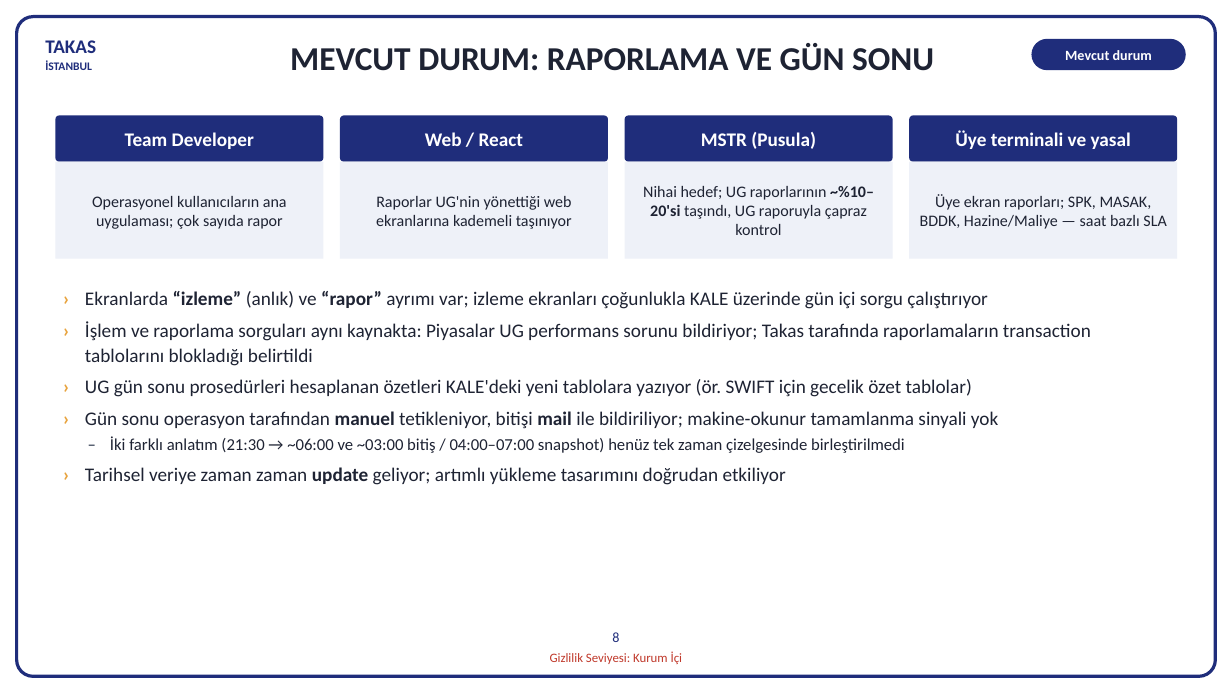
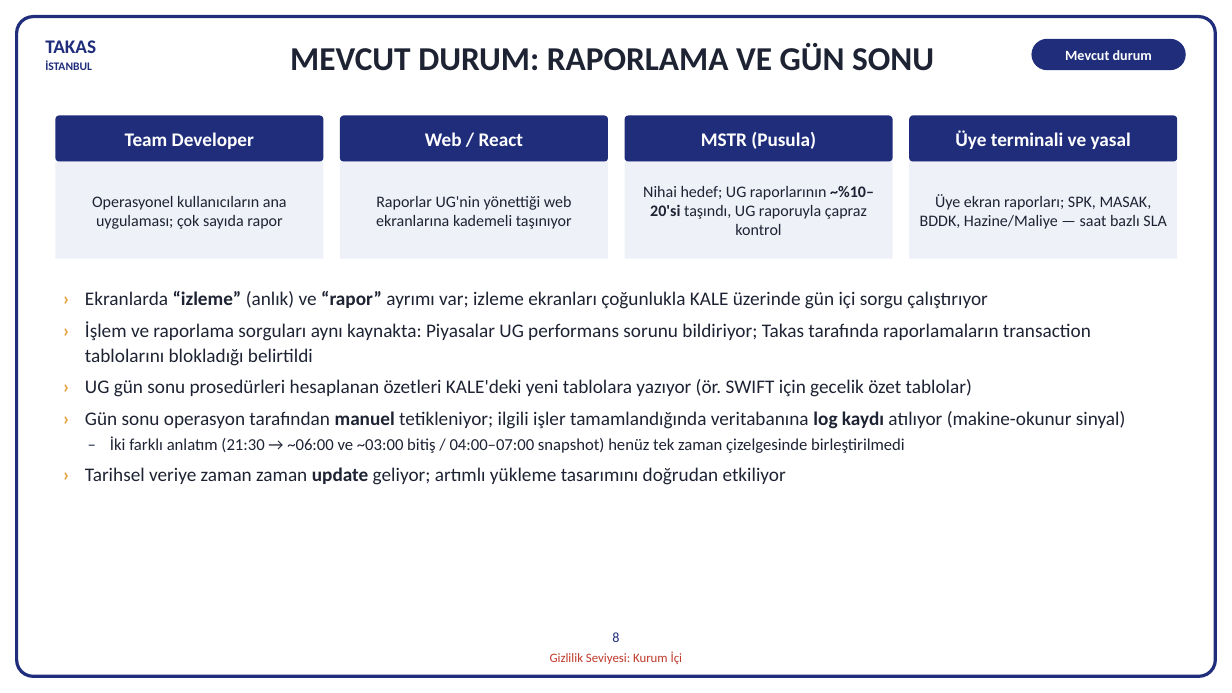
Before and after one commit to hanifidemirel0/Cursor-Projects, a slide deck: slide 8 of outputs/dwh-sunum-kasim-2026/5 - DWHSunum_Kasim2026.pptx. Drawn at 1232x693 pixels with LibreOffice and Linux fonts; fonts in the diff are those of the drawing. Boxes give left, top, right and bottom in pixels: in the first picture for what was removed or moved away, otherwise in the second. Text is boxed around its words. In the diff, an @@ line names an element or a change of style, - is before the commit and + after.

```diff
--- a/outputs/dwh-sunum-kasim-2026/5 - DWHSunum_Kasim2026.pptx
+++ b/outputs/dwh-sunum-kasim-2026/5 - DWHSunum_Kasim2026.pptx
@@ text at [85,411,1126,429]: text changed @@
-› Gün sonu operasyon tarafından manuel tetikleniyor, bitişi mail ile bildiriliyor; makine-okunur tamamlanma sinyali yok
+› Gün sonu operasyon tarafından manuel tetikleniyor; ilgili işler tamamlandığında veritabanına log kaydı atılıyor (makine-okunur sinyal)
```
Also in this commit, not shown: 4 other slides changed, 7 other files.
